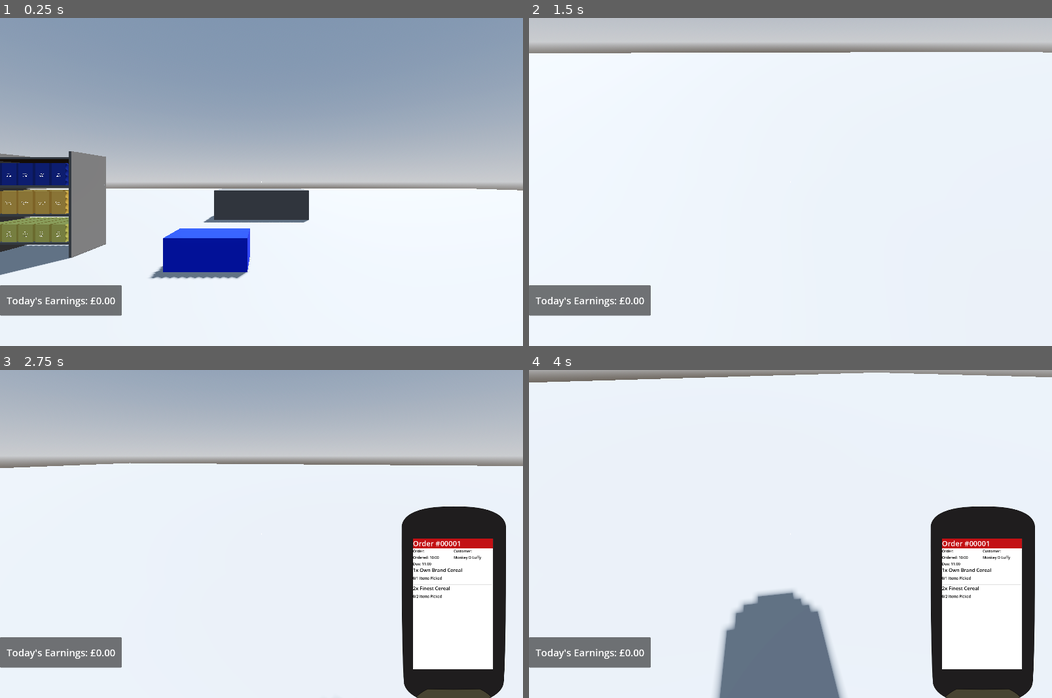
Above: before the commit, frames 1-4 (two rows, left to right).
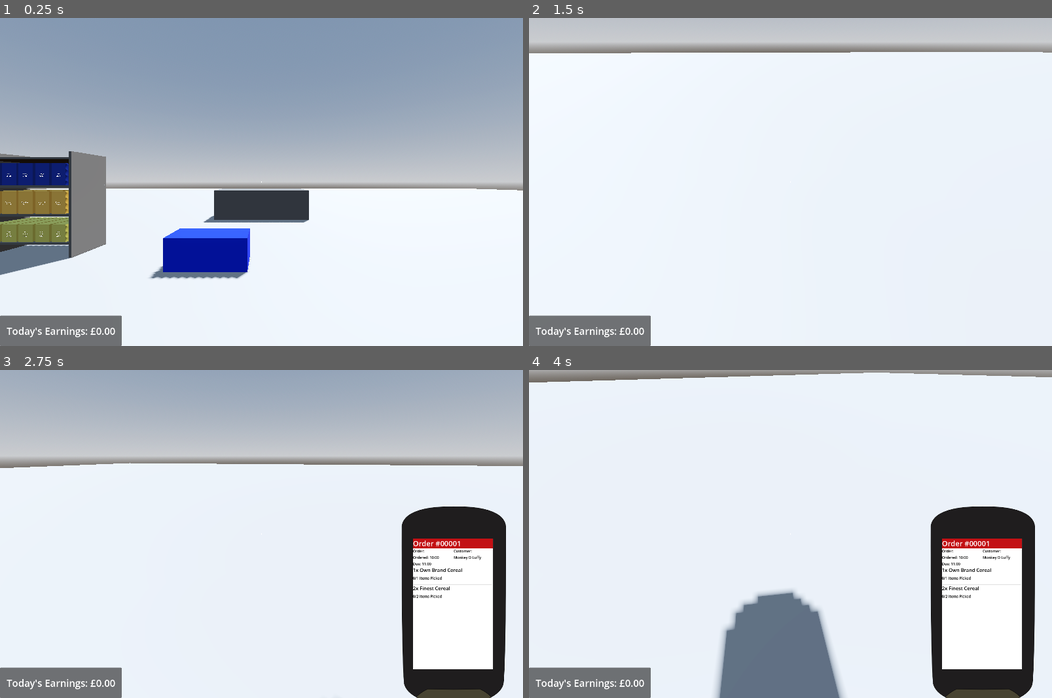
Above: after the commit, the same moments.

Repository: Allus-Interactive/speedy-shopper
Game: Godot game, scene res://game/world/shop/shop.tscn
The game is run twice, just before and just after one commit, with the same random seed, the same clock (stepped at 60 frames per second) and the same inputs.
Inputs (mouse positions are in pixels of both pictures, inside the frame that each line leads up to):
- Up to frame 1 (0.25 s): no input
- Up to frame 2 (1.5 s): tap Enter at 0.5 s; move the mouse to (905, 165) at 0.52 s; hold D (product_rotate_right) 0.53-1.28 s; tap E (interact) at 0.6 s; click (905, 165) at 0.67 s; move the mouse to (764, 182) at 1.27 s; hold W (forwards) from 1.28 s (still down); tap R (replace) at 1.35 s
- Up to frame 3 (2.75 s): keep holding W (forwards); tap Space at 2 s; move the mouse to (271, 527) at 2.02 s; tap T (toggle_scanner) at 2.1 s
- Up to frame 4 (4 s): keep holding W (forwards); move the mouse to (785, 540) at 2.77 s; tap E (interact) at 2.85 s; click (785, 540) at 2.92 s; move the mouse to (827, 537) at 3.52 s; hold R (replace) from 3.53 s (still down)

The runs differ from the first frame. In frame 1, 4.0% of the frame differs, in the area x 0-24%, y 81-100%; in frame 2, 4.0%; in frame 3, 4.0%; in frame 4, 4.0%.

Commit message:
updated player

Diff:
--- a/godot-project/game/player/player.gd
+++ b/godot-project/game/player/player.gd
@@ -193,7 +193,7 @@
 func complete_order() -> void:
 	# Pay the player
 	TheGameManager.daily_earnings += calculate_player_tip()
-	earnings_label.text = "Today's Earnings: £" + str(TheGameManager.daily_earnings)
+	earnings_label.text = "Today's Earnings: £" + "%0.2f" % TheGameManager.daily_earnings
 
 	# Wait for a lil bit
 	await get_tree().create_timer(3.0).timeout
--- a/godot-project/game/player/player.tscn
+++ b/godot-project/game/player/player.tscn
@@ -45,9 +45,8 @@
 anchors_preset = 2
 anchor_top = 1.0
 anchor_bottom = 1.0
-offset_top = -200.0
+offset_top = -100.0
 offset_right = 400.0
-offset_bottom = -100.0
 grow_vertical = 0
 
 [node name="EarningsLabel" type="Label" parent="UiPanel" unique_id=129312617]
@@ -118,3 +117,6 @@
 [node name="ScannerUI" parent="." unique_id=267252903 instance=ExtResource("2_b2mth")]
 offset = Vector2(1320, 0)
 transform = Transform2D(1, 0, 0, 1, 1320, 0)
+closed_y = null
+open_y = null
+slide_duration = null
